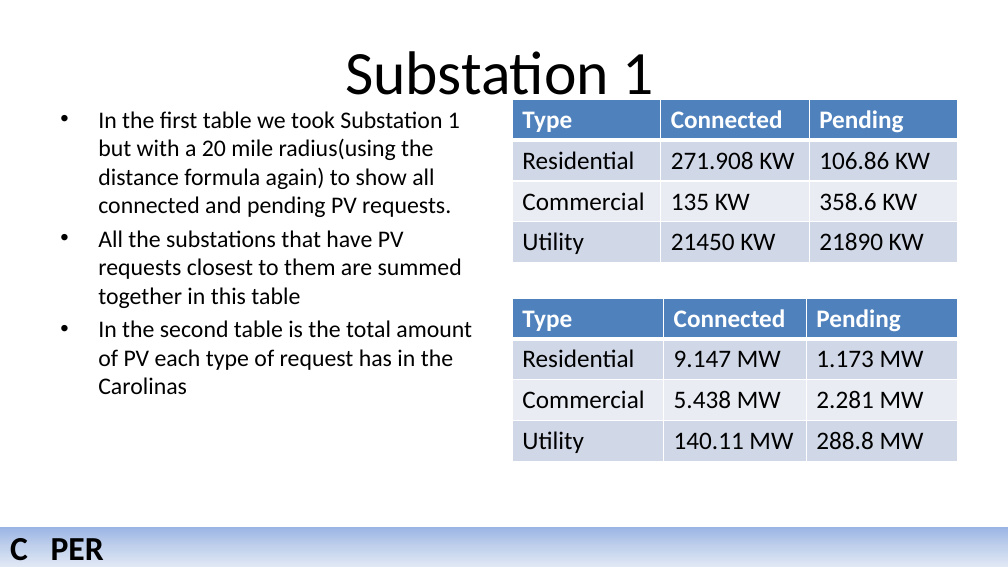
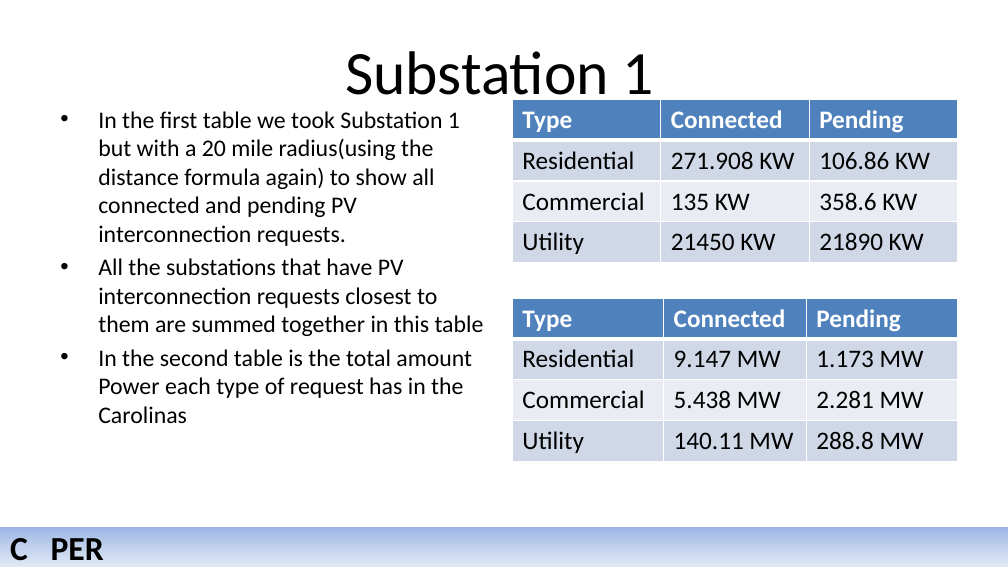
Before and after one commit to jlavall1/CAPER, a slide deck: slide 7 of 10_Momo/CAPER_3.25.2016_MoreyAgnew.pptx. Drawn at 1008x567 pixels with LibreOffice and Linux fonts; fonts in the diff are those of the drawing; background and template pictures are left out. Boxes give left, top, right and bottom in pixels: in the first picture for what was removed or moved away, otherwise in the second. Text is boxed around its words. In the diff, an @@ line names an element or a change of style, - is before the commit and + after.

Commit message:
Fixes to PP

```diff
--- a/10_Momo/CAPER_3.25.2016_MoreyAgnew.pptx
+++ b/10_Momo/CAPER_3.25.2016_MoreyAgnew.pptx
@@ text at <box>98,111,484,423</box>: text changed @@
-• In the first table we took Substation 1 but with a 20 mile radius(using the distance formula again) to show all connected and pending PV requests.
-• All the substations that have PV requests closest to them are summed together in this table
-• In the second table is the total amount of PV each type of request has in the Carolinas
+• In the first table we took Substation 1 but with a 20 mile radius(using the distance formula again) to show all connected and pending PV interconnection requests.
+• All the substations that have PV interconnection requests closest to them are summed together in this table
+• In the second table is the total amount Power each type of request has in the Carolinas
```
Also in this commit, not shown: 3 other slides changed.
